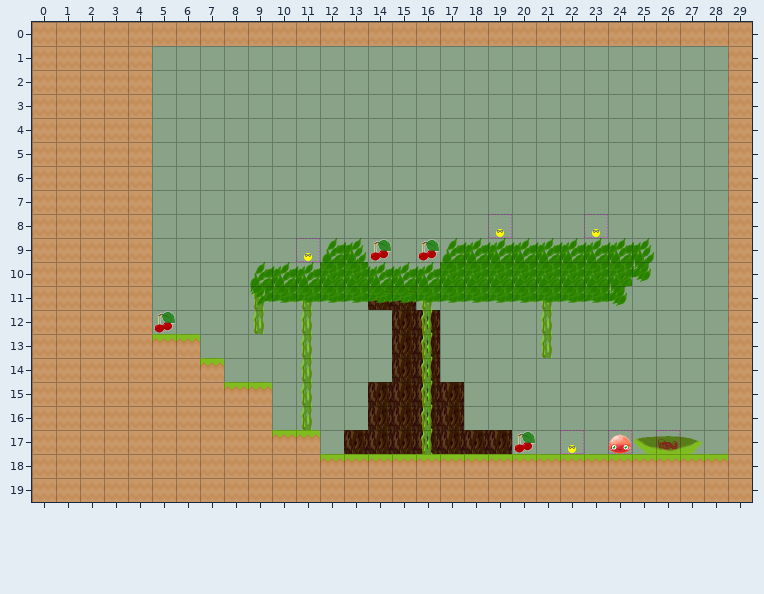
Tiled map, stored at assets_src/map1.tmx. The picture above was drawn from the file before the commit.
Cells are 48x48 px. Shown: x 0..29, y 0..19.
After the commit:
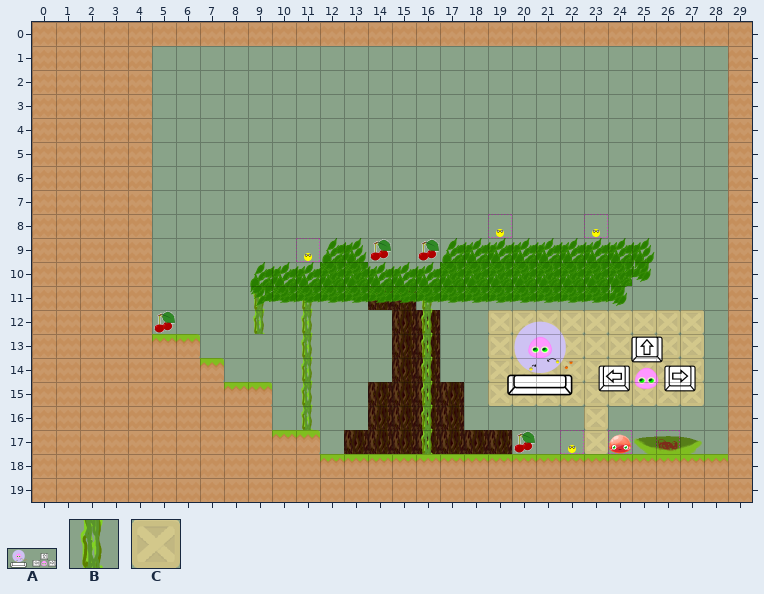
Key: from "images": A 0 "help-desktop"; from "tiles": B 8, C 12.
_ is an empty cell.
Objects are placed by their top-left corner, in cells (3,4 is the top-left corner of cell 3,4); size is 1x1 cell unless given.
Tiles of an added or newly shown layer are drawn over the layers below it.
Author's note on the commit: Added help sign for mobile and desktop in level 1
From old to new:
Layer "Background":
y 11: x 21 B -> _
Layer "Help sign" (added):
y 12..15: x 19..27 _________ -> CCCCCCCCC
y 16..17: x 23 _ -> C
Layer "Help desktop" (added):
added: A "help-desktop" at 19.4,12.3 size 8.3x3.3
Layer "Foreground":
y 12..13: x 21 B -> _
Pixel boxes of the changes (left, top, right, bottom) in both pictures:
changed: (488, 293, 704, 454)
